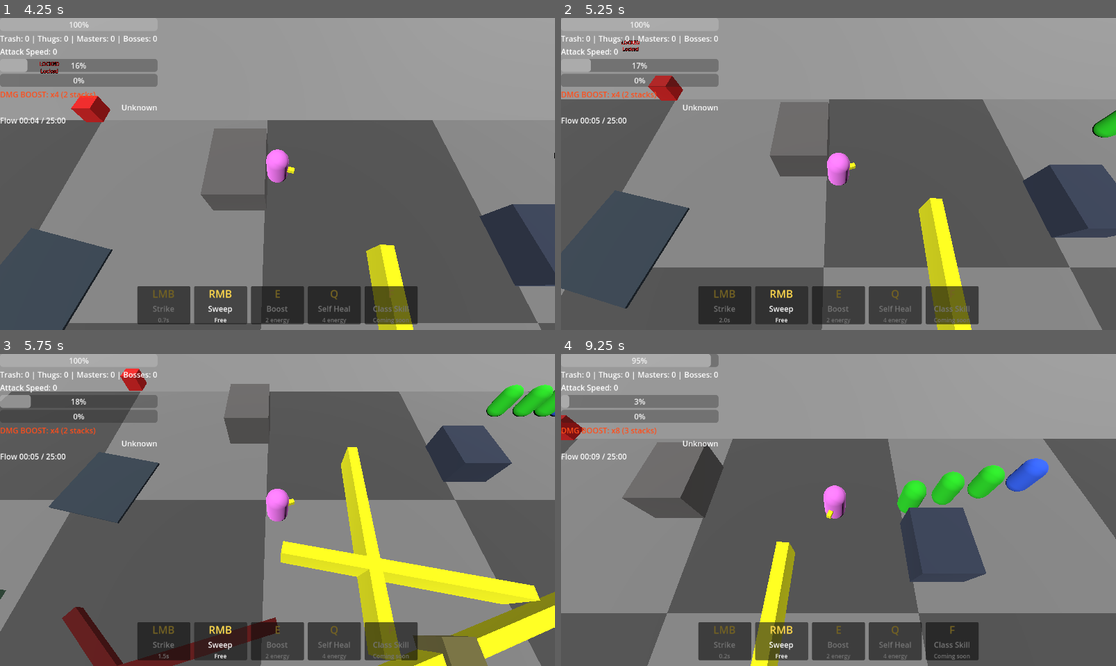
Above: before the commit, frames 1-4 (two rows, left to right).
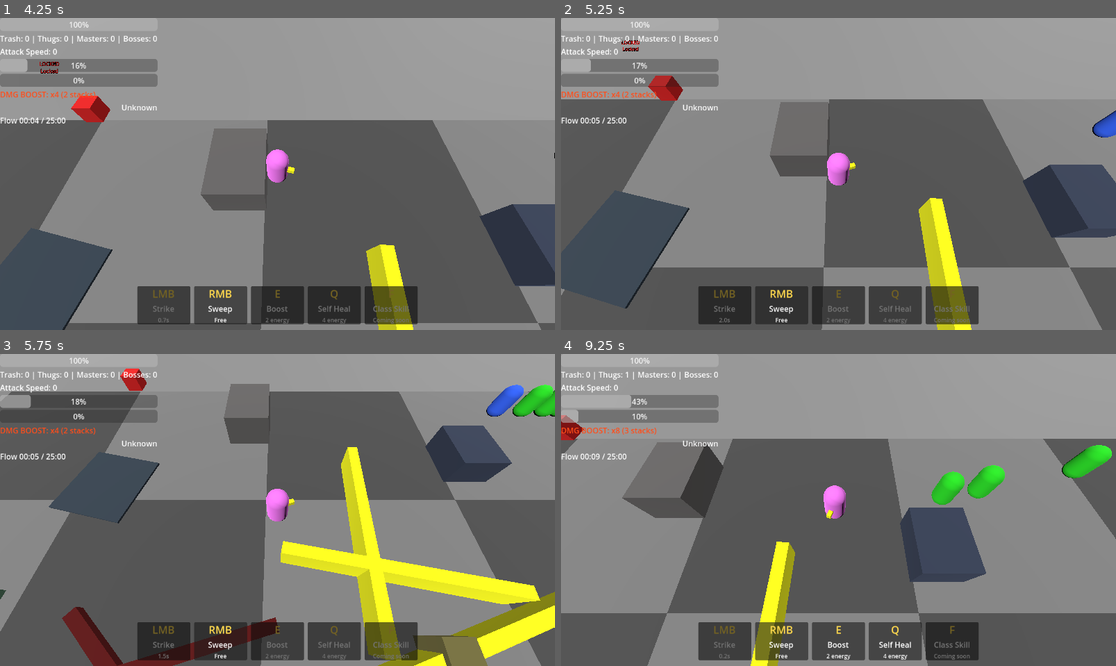
Above: after the commit, the same moments.

Repository: Zietgeist/Exultation
Game: Godot game, scene res://ZoneBase.tscn
Same seed, same stepped clock (60 frames per second), same inputs: the game is played once before the commit and once after it. This scene is started directly instead of the project's main scene.
Inputs (mouse positions are in pixels of both pictures, inside the frame that each line leads up to):
- Up to frame 1 (4.25 s): tap Enter at 0.5 s; move the mouse to (399, 158) at 0.52 s; hold Right (ui_right) 0.53-1.28 s; tap E at 0.6, 2.85 s; click (399, 158) at 0.67 s; move the mouse to (166, 189) at 1.27 s; hold Down (ui_down) 1.28-2.03 s; tap Q at 1.35, 3.6 s; click (166, 189) at 1.42 s; move the mouse to (333, 105) at 2.02 s; hold Right (ui_right) 2.03-2.78 s; tap F at 2.1 s; click (333, 105) at 2.17 s; move the mouse to (249, 236) at 2.77 s; hold Up (ui_up) 2.78-3.53 s; click (249, 236) at 2.92 s; move the mouse to (444, 220) at 3.52 s; hold Left (ui_left) from 3.53 s (still down); click (444, 220) at 3.67 s
- Up to frame 2 (5.25 s): tap Space at 4.25 s; move the mouse to (672, 127) at 4.27 s; tap F at 4.35 s; click (672, 127) at 4.42 s; move the mouse to (866, 174) at 5.02 s; release Left (ui_left) at 5.03 s; hold Down (ui_down) from 5.03 s (still down); tap E at 5.1 s; click (866, 174) at 5.17 s
- Up to frame 3 (5.75 s): keep holding Down (ui_down)
- Up to frame 4 (9.25 s): move the mouse to (755, 432) at 5.77 s; release Down (ui_down) at 5.78 s; hold Right (ui_right) 5.78-6.53 s; tap Q at 5.85, 8.1 s; click (755, 432) at 5.92 s; tap Enter at 6.5 s; move the mouse to (960, 494) at 6.52 s; hold Up (ui_up) 6.53-7.28 s; tap F at 6.6, 8.85 s; click (960, 494) at 6.67 s; move the mouse to (727, 525) at 7.27 s; hold Right (ui_right) 7.28-8.03 s; tap E at 7.35 s; click (727, 525) at 7.42 s; move the mouse to (894, 441) at 8.02 s; hold Down (ui_down) 8.03-8.78 s; click (894, 441) at 8.17 s; move the mouse to (810, 572) at 8.77 s; hold Left (ui_left) from 8.78 s (still down); click (810, 572) at 8.92 s

Frame 1 is identical in both runs. In frame 2, 0.2% of the frame differs, in the area x 95-100%, y 29-39%; in frame 3, 0.4%; in frame 4, 2.4%, in the area x 0-100%, y 0-98%.

Commit message:
Enforce enemy tier caps (masters no longer overflow); death shows DEFEATED + killer, separate from error banner
Co-Authored-By: Claude Opus 5.5 <noreply@anthropic.com>
Claude-Session: https://claude.ai/code/session_013yxoaHLvU2gzuZEUgoi9o3

Diff:
--- a/Guardian.gd
+++ b/Guardian.gd
@@ -36,7 +36,7 @@
 	# Kill player
 	if player_dist < KILL_RANGE:
 		print("Guardian: 'LETHAL FORCE AUTHORIZED.'")
-		player.die()
+		player.die("the Guardian")
 
 	# Handle mobs
 	for enemy in get_tree().get_nodes_in_group("enemy"):
--- a/character_body_3d.gd
+++ b/character_body_3d.gd
@@ -67,7 +67,7 @@
 
 @export var camera: Camera3D
 
-signal died
+signal died(cause)
 
 # Respawn
 const SPAWN_HEIGHT = 1.5	# start a little above the floor and drop onto it
@@ -232,9 +232,13 @@
 			Class.TANK:
 				energy = min(energy + damage * TANK_ENERGY_PER_DAMAGE_DEALT, MAX_ENERGY)
 
-func take_damage(amount):
+var last_attacker = ""	# who hit us last (for the death message)
+
+func take_damage(amount, source = null):
 	if invulnerable_time > 0.0:
 		return
+	if source and "tier" in source:
+		last_attacker = SkinManager.name_of(source.TIER_IDS[source.tier] + "_one")
 	health -= amount
 	print("Player health: ", roundi(health))
 
@@ -243,12 +247,12 @@
 		energy = min(energy + amount * TANK_ENERGY_PER_DAMAGE_TAKEN, MAX_ENERGY)
 
 	if health <= 0:
-		die()
+		die(last_attacker)
 
 ## Token death: back to the entry door with full health. Nothing is lost (for now).
-func die():
+func die(cause := ""):
 	GameState.deaths += 1
-	print("You fell! Respawning at the entry door. Deaths: ", GameState.deaths)
+	print("DEFEATED by ", cause, ". Respawning at the entry door. Deaths: ", GameState.deaths)
 	health = MAX_HEALTH
 	velocity = Vector3.ZERO
 	global_position = spawn_point
@@ -256,7 +260,7 @@
 	# Enemies lose track of you
 	for enemy in get_tree().get_nodes_in_group("enemy"):
 		enemy.aggroed = false
-	died.emit()
+	died.emit(cause)
 
 func get_damage_multiplier():
 	var pct = health / MAX_HEALTH * 100
--- a/enemy.gd
+++ b/enemy.gd
@@ -70,7 +70,7 @@
 			attack_cooldown -= delta
 			if distance <= ATTACK_RANGE:
 				if attack_cooldown <= 0:
-					player.take_damage(ATTACK_DAMAGE * get_damage_multiplier())
+					player.take_damage(ATTACK_DAMAGE * get_damage_multiplier(), self)
 					attack_cooldown = 1.0
 
 	move_and_slide()
--- a/hud_control.gd
+++ b/hud_control.gd
@@ -32,15 +32,19 @@
 	death_label.grow_horizontal = Control.GROW_DIRECTION_BOTH
 	death_label.grow_vertical = Control.GROW_DIRECTION_BOTH
 	death_label.horizontal_alignment = HORIZONTAL_ALIGNMENT_CENTER
-	death_label.add_theme_font_size_override("font_size", 32)
+	death_label.add_theme_font_size_override("font_size", 40)
+	death_label.add_theme_color_override("font_color", Color(1.0, 0.85, 0.6))  # warm gold: a game event, not an error
 	death_label.add_theme_color_override("font_outline_color", Color.BLACK)
 	death_label.add_theme_constant_override("outline_size", 8)
 	death_label.visible = false
 	get_parent().add_child.call_deferred(death_label)
 	spawner = get_tree().get_first_node_in_group("spawner")
 
-func _on_player_died():
-	death_label.text = "You fell... back at the gate."
+func _on_player_died(cause := ""):
+	death_label.text = "DEFEATED"
+	if cause != "":
+		death_label.text += "\nby " + cause
+	death_label.text += "\n\nBack at the gate."
 	death_label.visible = true
 	death_timer = 3.0
 
--- a/skins/default.json
+++ b/skins/default.json
@@ -10,6 +10,10 @@
 		"enemy_trash": "Trash",
 		"enemy_thug": "Thugs",
 		"enemy_master": "Masters",
-		"enemy_boss": "Bosses"
+		"enemy_boss": "Bosses",
+		"enemy_trash_one": "Trash mob",
+		"enemy_thug_one": "Thug",
+		"enemy_master_one": "Master",
+		"enemy_boss_one": "Boss"
 	}
 }
--- a/skins/grimdark.json
+++ b/skins/grimdark.json
@@ -10,6 +10,10 @@
 		"enemy_trash": "Husks",
 		"enemy_thug": "Reavers",
 		"enemy_master": "Wardens",
-		"enemy_boss": "Dread Lords"
+		"enemy_boss": "Dread Lords",
+		"enemy_trash_one": "Husk",
+		"enemy_thug_one": "Reaver",
+		"enemy_master_one": "Warden",
+		"enemy_boss_one": "Dread Lord"
 	}
 }
--- a/skins/retro.json
+++ b/skins/retro.json
@@ -10,6 +10,10 @@
 		"enemy_trash": "Grubs",
 		"enemy_thug": "Brutes",
 		"enemy_master": "Warlords",
-		"enemy_boss": "Overlords"
+		"enemy_boss": "Overlords",
+		"enemy_trash_one": "Grub",
+		"enemy_thug_one": "Brute",
+		"enemy_master_one": "Warlord",
+		"enemy_boss_one": "Overlord"
 	}
 }
--- a/spawner.gd
+++ b/spawner.gd
@@ -89,31 +89,25 @@
 	else:
 		return {trash = 35.0, thug = 30.0, master = 25.0, boss = 10.0}
 
+## Pick an enemy tier using the current odds. Tiers that hit their cap are skipped.
+## Returns -1 if every tier is capped.
 func pick_tier():
 	var odds = get_spawn_odds()
-
-	if trash_spawned >= MAX_TRASH:
-		odds.thug += odds.trash
-		odds.trash = 0
-	if thugs_spawned >= MAX_THUGS:
-		odds.master += odds.thug
-		odds.thug = 0
-	if masters_spawned >= MAX_MASTERS:
-		odds.boss += odds.master
-		odds.master = 0
-	if bosses_spawned >= MAX_BOSSES:
-		odds.master += odds.boss
-		odds.boss = 0
-
-	var roll = randf() * 100
-	if roll < odds.boss:
-		return 3
-	elif roll < odds.boss + odds.master:
-		return 2
-	elif roll < odds.boss + odds.master + odds.thug:
-		return 1
-	else:
-		return 0
+	var weights = [odds.trash, odds.thug, odds.master, odds.boss]
+	if trash_spawned >= MAX_TRASH: weights[0] = 0.0
+	if thugs_spawned >= MAX_THUGS: weights[1] = 0.0
+	if masters_spawned >= MAX_MASTERS: weights[2] = 0.0
+	if bosses_spawned >= MAX_BOSSES: weights[3] = 0.0
+
+	var total = weights[0] + weights[1] + weights[2] + weights[3]
+	if total <= 0.0:
+		return -1
+	var roll = randf() * total
+	for t in range(4):
+		roll -= weights[t]
+		if roll < 0.0:
+			return t
+	return 0
 
 func spawn_clump():
 	if not player:
@@ -145,6 +139,8 @@
 			continue
 
 		var t = pick_tier()
+		if t == -1:
+			break
 
 		match t:
 			0: trash_spawned += 1
@@ -172,8 +168,14 @@
 	spawn_pos.y = 1.5
 	spawn_pos = clamp_to_map(spawn_pos)
 
-	var count = randi_range(1, 2)
-	var t = randi_range(1, 2)
+	# Mostly Thugs; sometimes a Master. Respect the caps.
+	var t = 1
+	if masters_spawned < MAX_MASTERS and randf() < 0.15:
+		t = 2
+	elif thugs_spawned >= MAX_THUGS:
+		return
+	var room = (MAX_THUGS - thugs_spawned) if t == 1 else (MAX_MASTERS - masters_spawned)
+	var count = min(randi_range(1, 2), room)
 
 	for i in range(count):
 		var offset = Vector3(randf_range(-2.0, 2.0), 0, randf_range(-2.0, 2.0))
